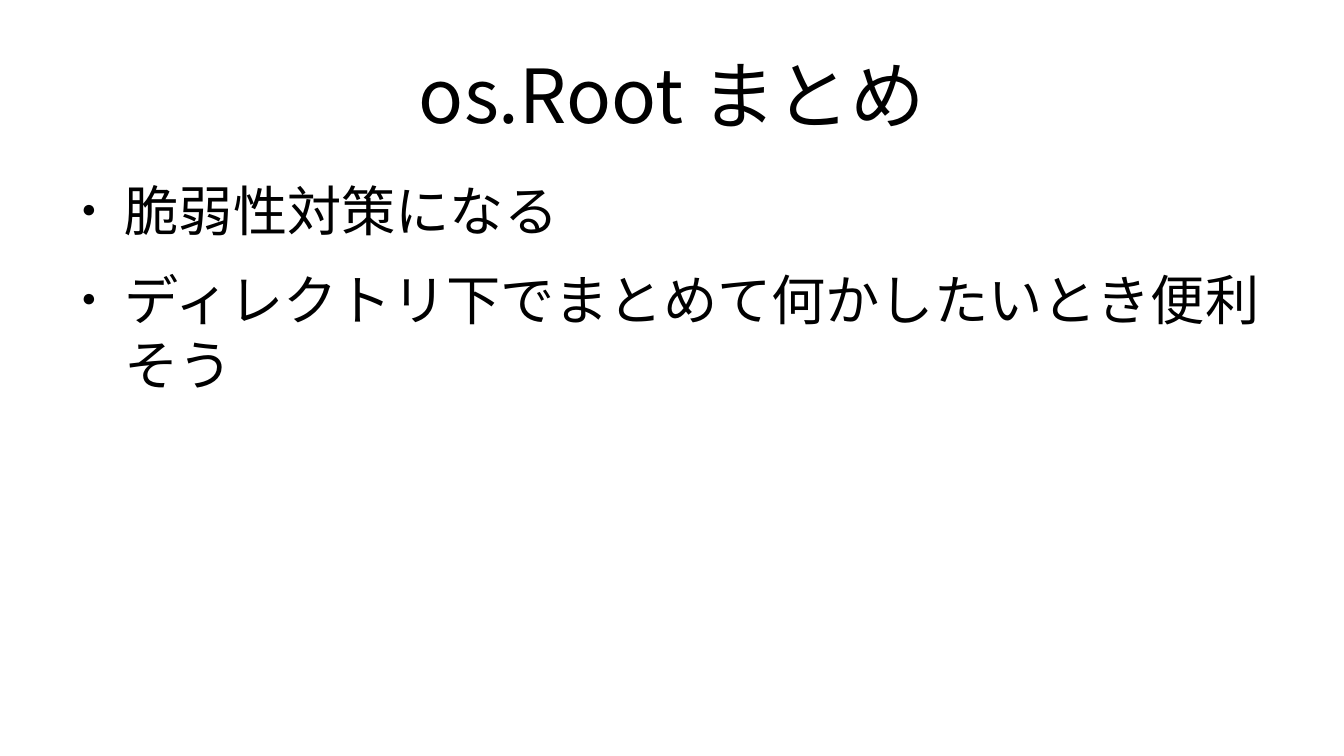
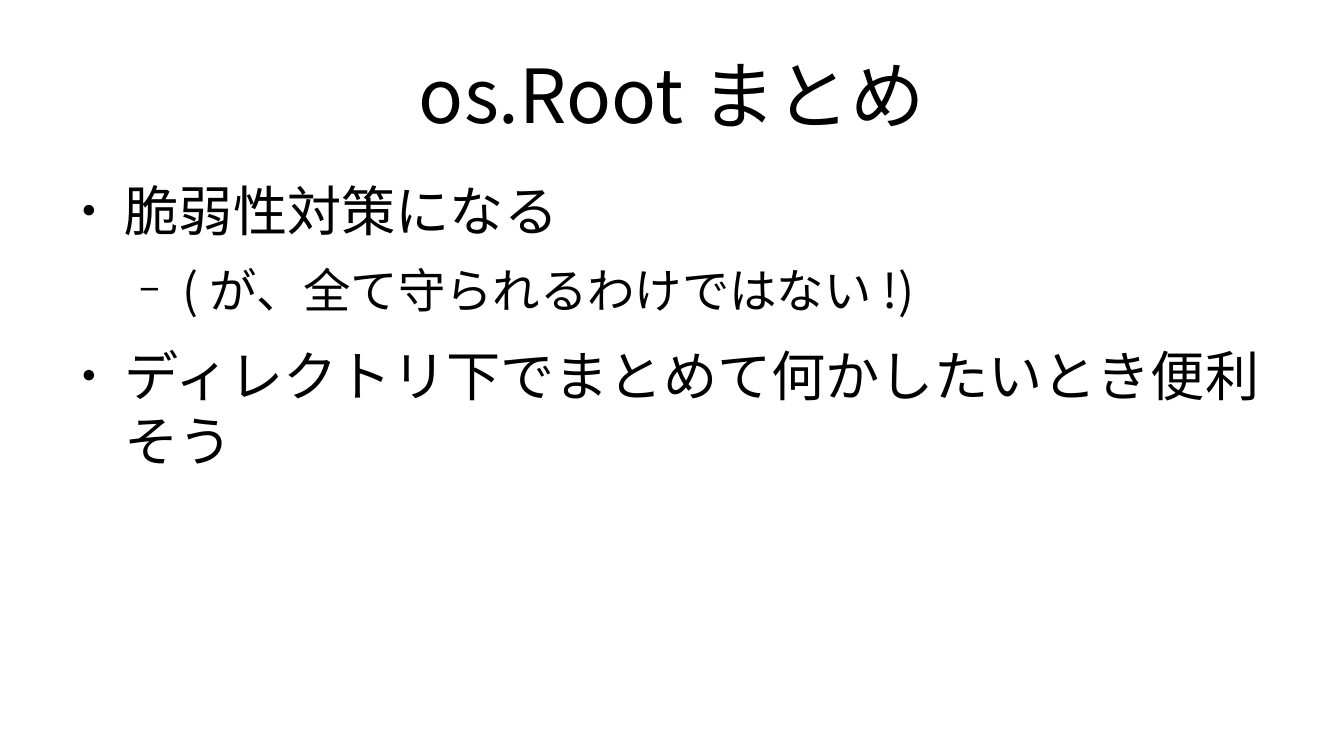
Before and after one commit to kijimaD/roam-ui, a slide deck: slide 15 of pages/pdfs/20250214_root.odp. Drawn at 1344x756 pixels with LibreOffice and Linux fonts; fonts in the diff are those of the drawing. Boxes give left, top, right and bottom in pixels: in the first picture for what was removed or moved away, otherwise in the second. Text is boxed around its words. In the diff, an @@ line names an element or a change of style, - is before the commit and + after.

```diff
--- a/pages/pdfs/20250214_root.odp
+++ b/pages/pdfs/20250214_root.odp
@@ text at (210,267,872,312): paragraph added @@
+  − (が、全て守られるわけではない!)
```
Also in this commit, not shown: 16 other files.
